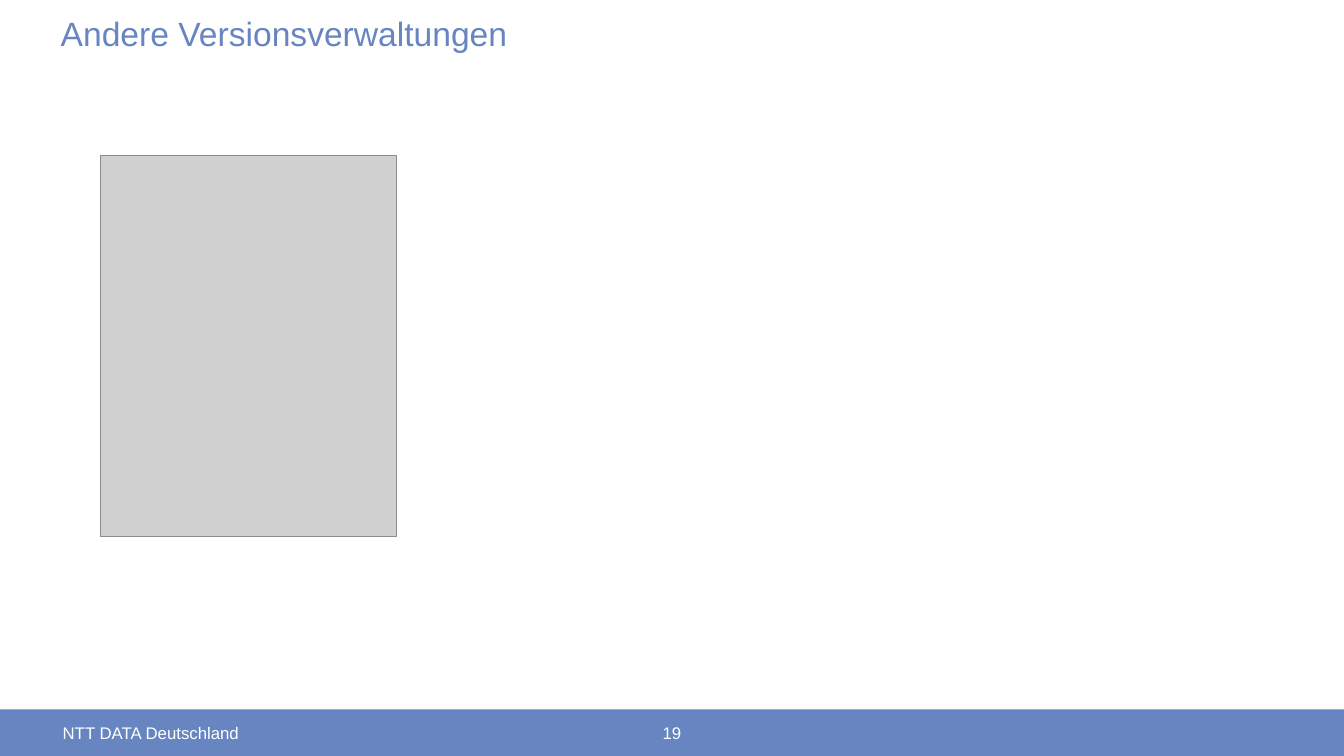
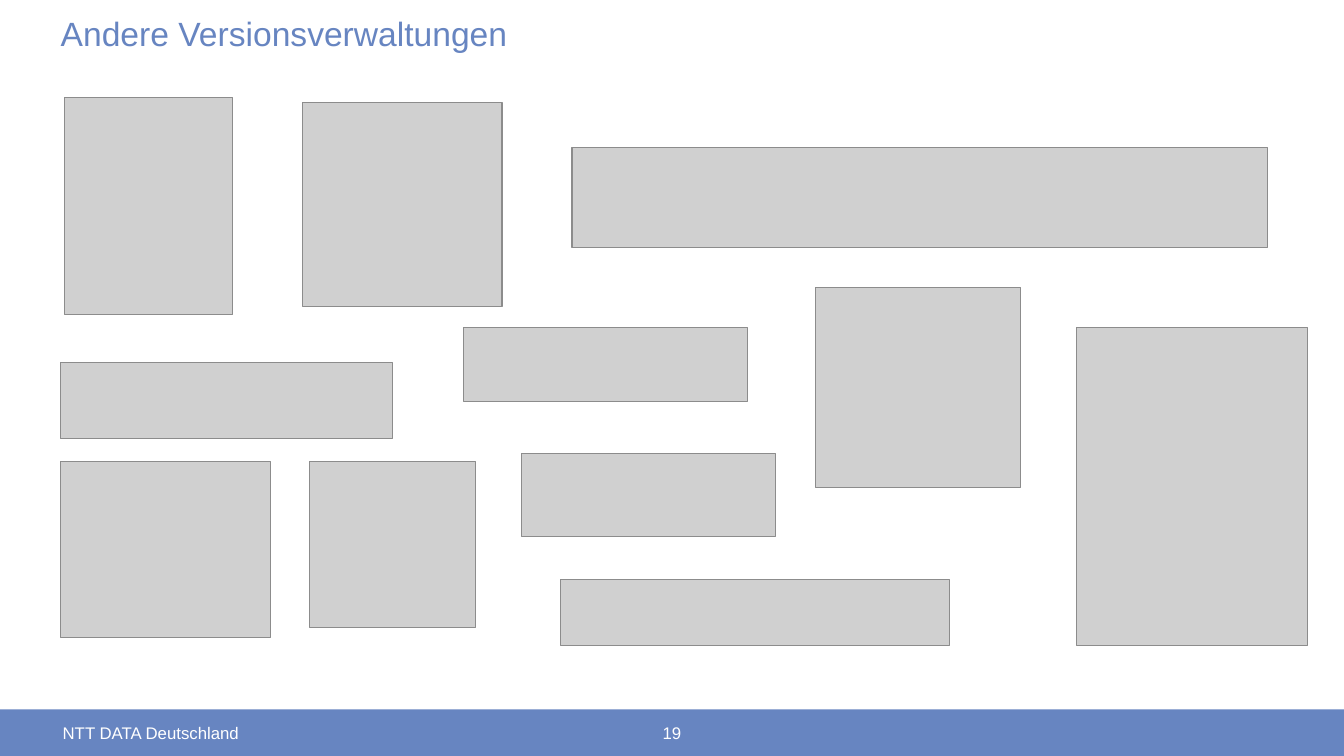
Before and after one commit to Julius278/StudentenTest, a slide deck: slide 19 of Git.pptx. Drawn at 1344x756 pixels with LibreOffice and Linux fonts; fonts in the diff are those of the drawing; grey boxes stand for pictures; background and template pictures are left out. Boxes give left, top, right and bottom in pixels: in the first picture for what was removed or moved away, otherwise in the second. Text is boxed around its words. In the diff, an @@ line names an element or a change of style, - is before the commit and + after.

```diff
--- a/Git.pptx
+++ b/Git.pptx
@@ picture: place and size @@
-picture at (101, 156, 397, 537)
+picture at (65, 98, 234, 315)
@@ picture added at (303, 102, 503, 306) @@
@@ picture added at (573, 148, 1268, 248) @@
@@ picture added at (817, 287, 1021, 487) @@
@@ picture added at (464, 328, 747, 401) @@
@@ picture added at (1077, 328, 1308, 645) @@
@@ picture added at (60, 362, 392, 439) @@
@@ picture added at (60, 462, 270, 638) @@
@@ picture added at (310, 462, 476, 628) @@
@@ picture added at (521, 454, 775, 536) @@
@@ picture added at (561, 580, 950, 645) @@
```
Also in this commit, not shown: 5 other slides changed.
